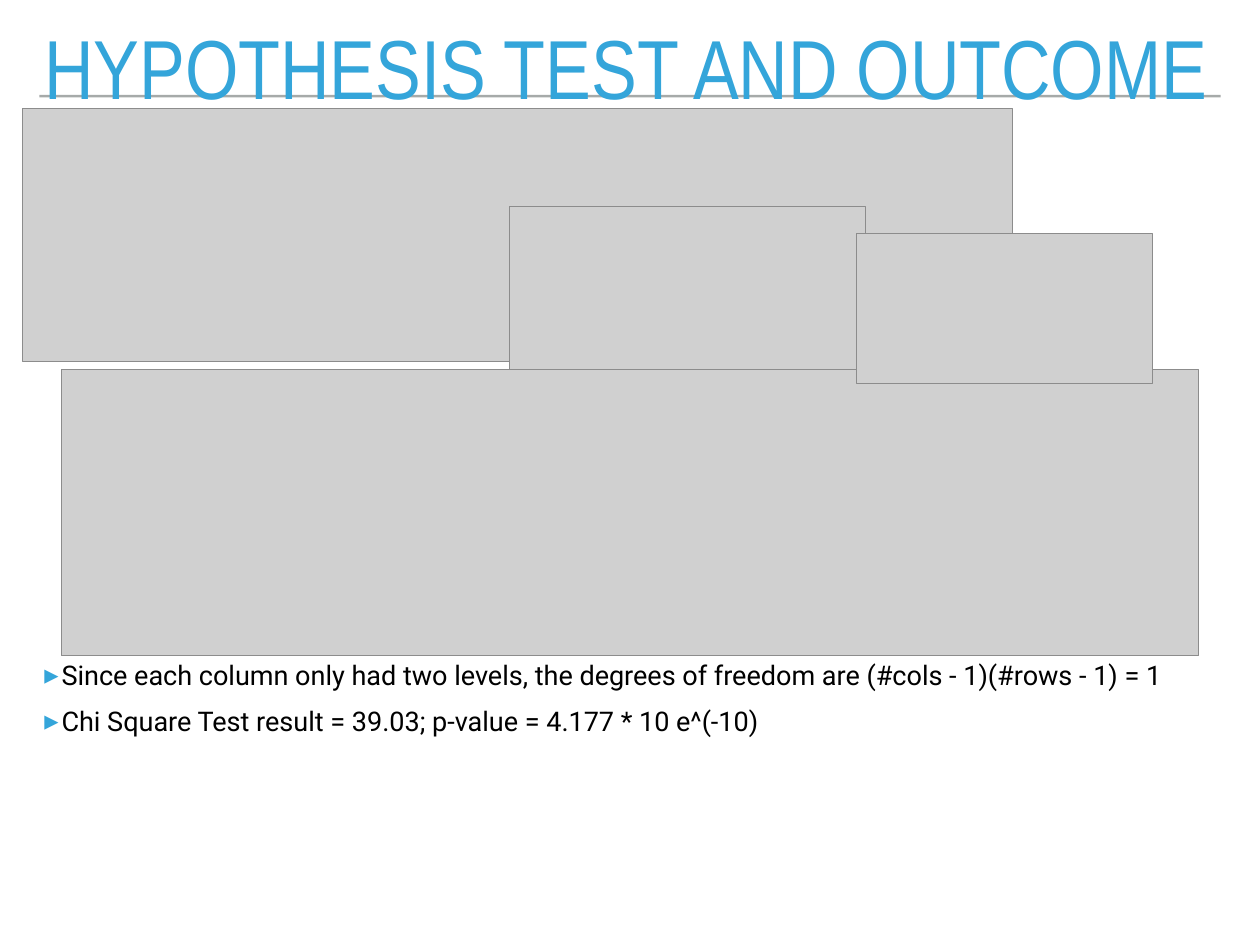
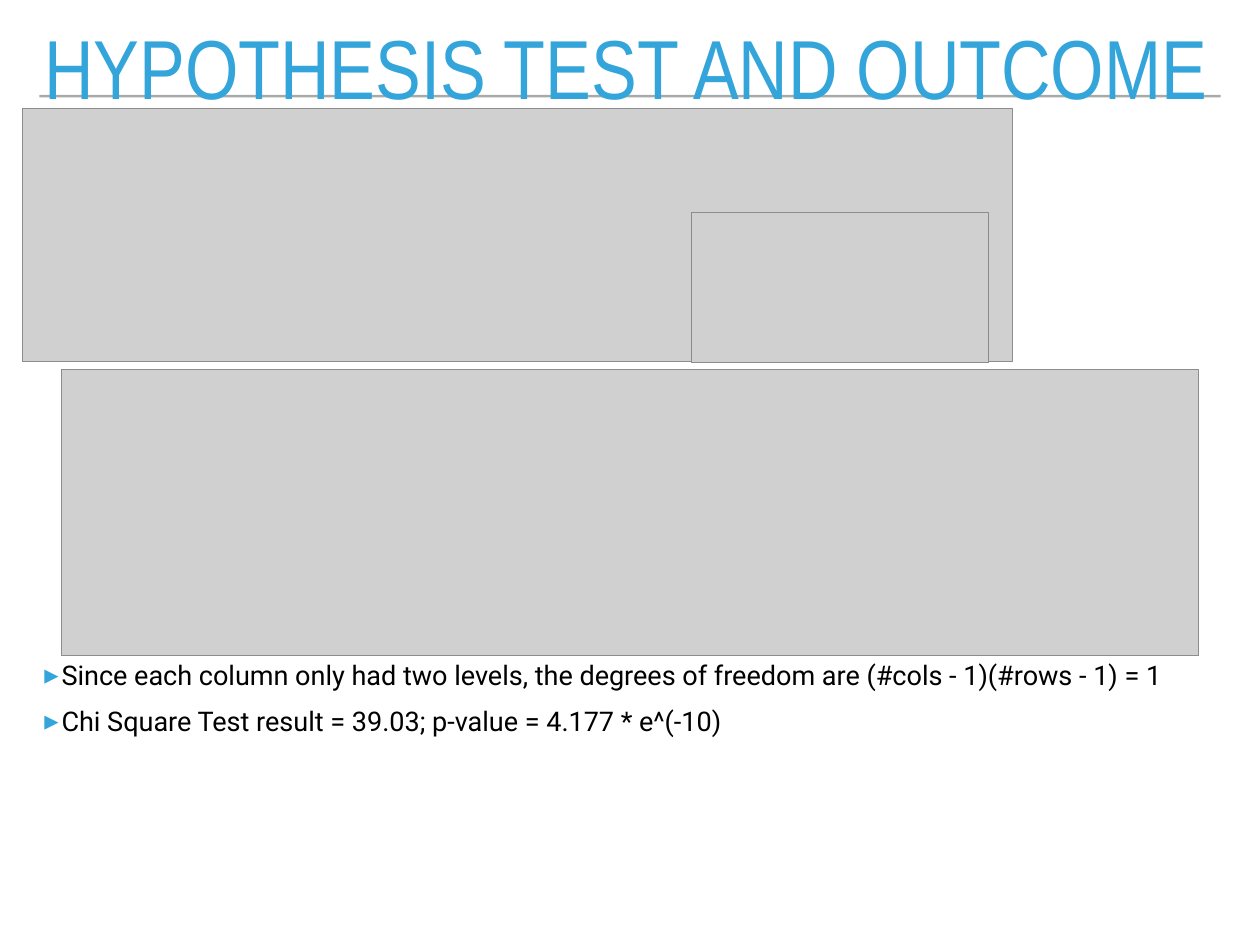
Before and after one commit to clstaub/Predicting_Hospital_Readmissions, a slide deck: slide 6 of Predicting_Hospital_Readmissions.pptx (slide 5 before the commit). Drawn at 1260x945 pixels with LibreOffice and Linux fonts; fonts in the diff are those of the drawing; grey boxes stand for pictures. Boxes give left, top, right and bottom in pixels: in the first picture for what was removed or moved away, otherwise in the second. Text is boxed around its words. In the diff, an @@ line names an element or a change of style, - is before the commit and + after.

```diff
--- a/Predicting_Hospital_Readmissions.pptx
+++ b/Predicting_Hospital_Readmissions.pptx
@@ picture removed at [509,206,865,411] @@
@@ picture: place and size @@
-picture at [856,234,1153,384]
+picture at [692,213,989,362]
@@ text at [62,709,721,737]: text changed @@
-▸ Chi Square Test result = 39.03; p-value = 4.177 * 10 e^(-10)
+▸ Chi Square Test result = 39.03; p-value = 4.177 * e^(-10)
```
Also in this commit, not shown: 1 other slide changed, 2 slides added, 2 slides removed, 3 other files.
